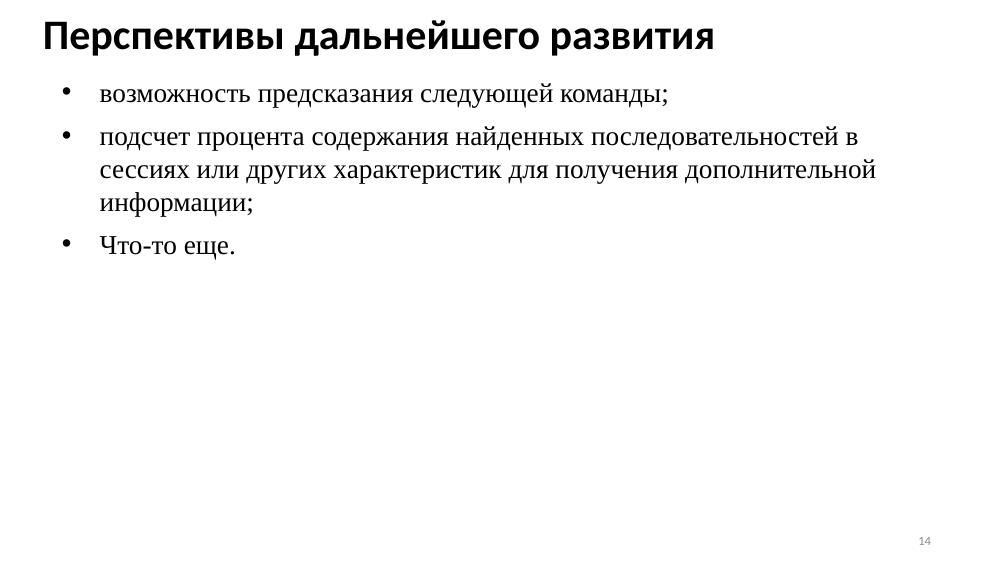
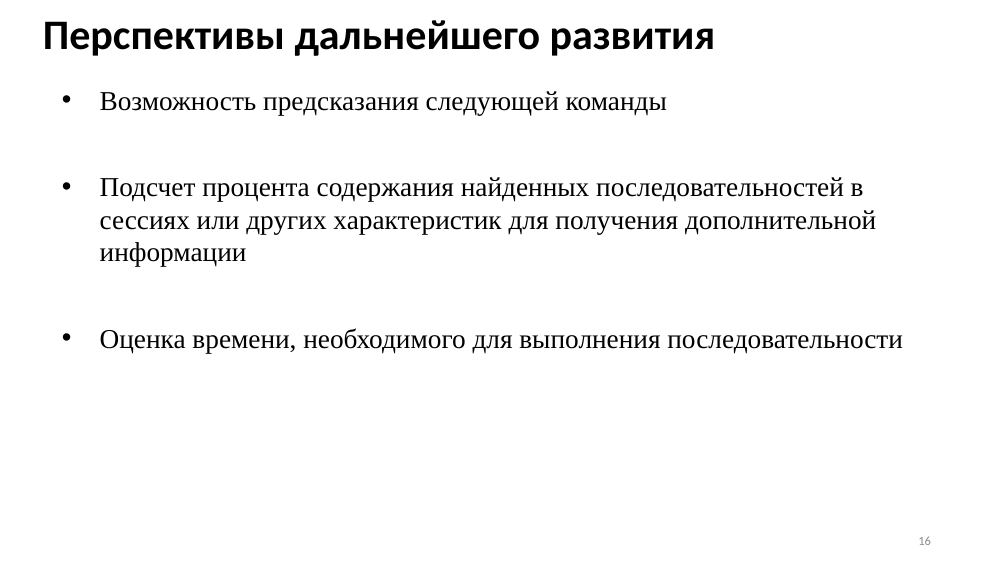
Before and after one commit to Inlucker/8semestr, a slide deck: slide 16 of ВКР/Презентация/ПронинАС_ВКР_презентация.pptx (slide 14 before the commit). Drawn at 1008x567 pixels with LibreOffice and Linux fonts; fonts in the diff are those of the drawing. Boxes give left, top, right and bottom in pixels: in the first picture for what was removed or moved away, otherwise in the second. Text is boxed around its words. In the diff, an @@ line names an element or a change of style, - is before the commit and + after.

```diff
--- a/ВКР/Презентация/ПронинАС_ВКР_презентация.pptx
+++ b/ВКР/Презентация/ПронинАС_ВКР_презентация.pptx
@@ text at box(100, 91, 903, 353): text changed @@
-• возможность предсказания следующей команды;
-• подсчет процента содержания найденных последовательностей в сессиях или других характеристик для получения дополнительной информации;
-• Что-то еще.
+• Возможность предсказания следующей команды
+• Подсчет процента содержания найденных последовательностей в сессиях или других характеристик для получения дополнительной информации
+• Оценка времени, необходимого для выполнения последовательности
@@ page number at box(918, 536, 931, 545): text changed @@
-14
+16
```
Also in this commit, not shown: 3 other slides changed, 2 slides added, 3 other files.
